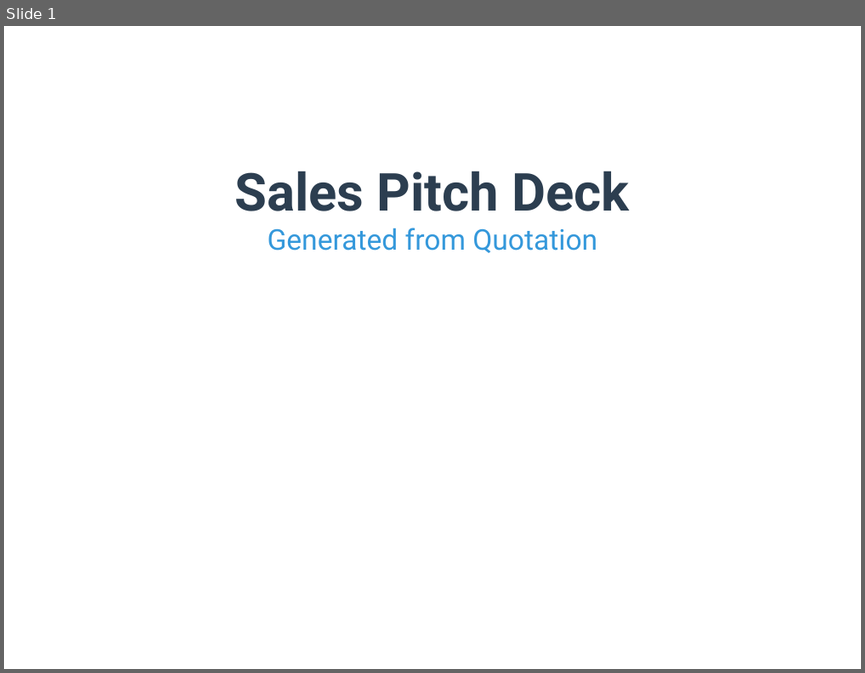
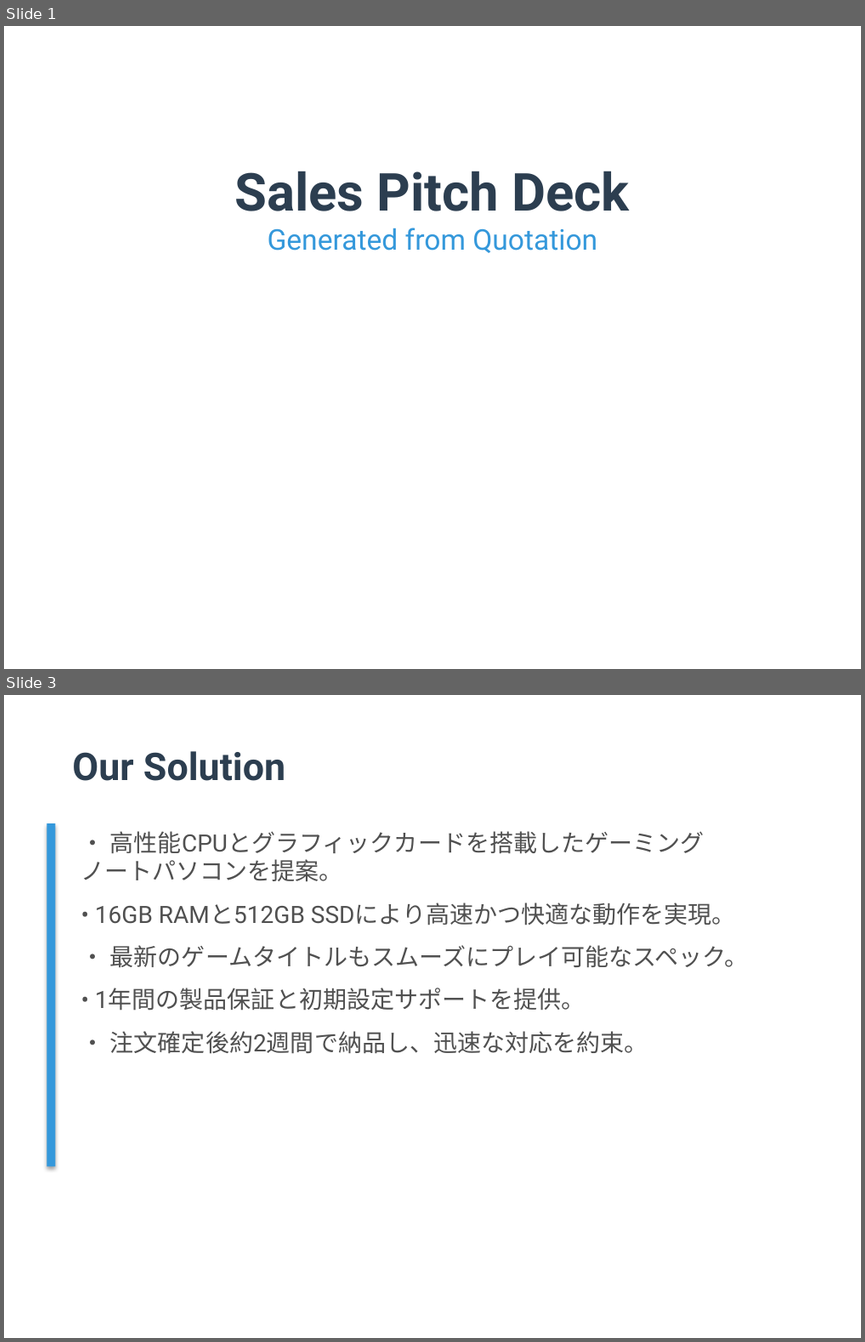
Before and after one commit to TejasGupta-27/b2b-sales-backend, a slide deck: Data/pitch_decks/pitch_deck_001.pptx. Shown one above the other, each under a label of ours: slide 1 before the commit, slides 1 and 3 after it; the slides between them are not shown. The pictures are 865x673 and 865x1342 pixels, drawn with LibreOffice and Linux fonts; fonts in the diff are those of the drawing. Boxes give left, top, right and bottom in pixels: in the first picture for what was removed or moved away, otherwise in the second. Text is boxed around its words. In the diff, an @@ line names an element or a change of style, - is before the commit and + after.

```diff
--- a/Data/pitch_decks/pitch_deck_001.pptx
+++ b/Data/pitch_decks/pitch_deck_001.pptx
@@ slide 3 added at (4,695,861,1338), background #FFFFFF @@
@@ text added at (72,751,285,781), 32 pt, text #2C3E50, bold @@
+Our Solution
@@ rectangle added at (46,823,55,1166), fill #3498DB @@
@@ text added at (81,831,749,1054), 20 pt, text #505050 @@
+• 高性能CPUとグラフィックカードを搭載したゲーミングノートパソコンを提案。
+• 16GB RAMと512GB SSDにより高速かつ快適な動作を実現。
+• 最新のゲームタイトルもスムーズにプレイ可能なスペック。
+• 1年間の製品保証と初期設定サポートを提供。
+• 注文確定後約2週間で納品し、迅速な対応を約束。
```
Also in this commit, not shown: 1 slide changed, 7 other slides added, 8 slides removed, 13 other files.
